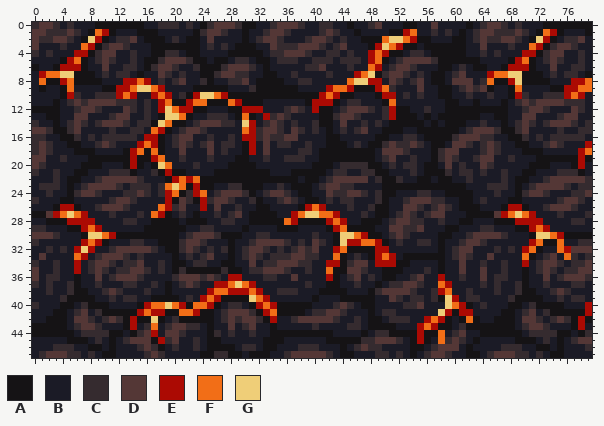
One commit to this sprite sheet: Backgrounds/FlameBiomeUG1.png. Above: the version before the commit.
The file is 160x96 pixels, drawn in blocks of 2x2; one block is one cell here.
Palette (. is transparent): A #151315  B #1b1b26  C #352b2f  D #543736  E #ab0a03  F #f26e17  G #efce78
Pixels before (only the part around the change), first column x 0:
 0 CDDCBCBBBAAAAAAABBCCCBCBACDDDCAABBCDDDCBBCCBBABBCDBBBAABBDBBBBABCDDCBCBBBAAAAAAA
 1 DDCCCDCBAFEABBBAAABBBBBACDDCBBABBCDDCBBBBCDCBBABBBBAAEFBBCBCBABCDDCCCDCBAFEABBBA
 2 DCCDDCBAGEABCCDBAAABCBAABDBBBBABCDDCBBBCDDCBCBBAAAFGGFEAABBBAABCDCCDDCBAGEABCCDB
 3 DBBBCBBFEACDDCBBBAAAAAAABCBCBAAABBDCCCDDDCBCDBBBAEGFEAABAAAAAABBDBBBCBBFEACDDCBB
 4 CBCBBBEEACDDBBCBBAACCBAABBBBAAAAABCCDDDCBBCCBCBBEFEAABCCBAAAAABBCBCBBBEEACDDBBCB
 5 BBBBAEFABCDCBBCBAACDDDCAABAABCCBAABCCCBBCCCBCCCBEFABCDDDDCAAAAAABBBBAEFABCDCBBCB
 6 ABBAEEEABBDBBCCBACDDCBBCAAACDDDCBABBBBBCCDBBBCBBFEBCDDCBBBAABCBAABBAEEEABBDBBCCB
 7 BEFFGGAAABCBCCBABBDCBCBBAACDDCCBBAABBCBBBBCBBBEFGACDDCBCBAABCDBBBEFFGGAAABCBCCBA
 8 BFAAEFAAAABBBEEFEBCBCDBBCABBCCDBAAAABBCCBBBBBFGGEEBDCBCDBAABDDDBCFAAEGAAAABBBEEF
 9 BABBAFBBBBAAEEFGGFEBBBBAAAAABBBCAAAAAABBBBEFFEAAAEFCBBBDBBAABCDCDABBAFBBBBAAEEFF
10 BBBBAECBBCCCEFEBBEFEBCAEGGFEAAAAAAAAAAAAAEFEAABBBAEEBCBCBBAABBCBBCBBAECBBCCCEFEB
11 BBBABCDCDDDDCCCBCBEFAAEFFAAAFEAAABBBBBBAEEEABCCBBBAFBBBBBBBAABBABBBABCDCDDDDCCCB
12 AAAABBCDDCBBBDCBCBEGFEEAABBBAAEEEBBBCDCBEAABCDDDCBCEAABBCBBAAAAAAAAABBCDDCBBBDCB
13 BBAABBDDBBBCDDBBCBAGGFABBCCCBAFABECDCBBBBAACDDCBBBCEAAABABAAAAAABBAABBDDBBBCDDBB
14 CBBABCDCBCDDDCBCCAGFAABCDDDCCBGEBCDCBCBBCAABDBBCBCBAAAAABABAAABBCBBABCDCBCDDDCBC
15 DDCAACDBBBBCBBCCBFEABCDDCBBBBBFECDDCBDCBCBABCBCDBBAAABBAAAAAABCDDDCAACDBBBBCBBCC
16 CCBBAACBCBCCCCCBEEABCDDBBCBBCBEECDCCDDBBBBAABBBBBAABBCCBAAAACDDDCCBBAACBCBCCCCCB
17 CDCBBAABBCDCBBBEFEABCDCBCDBCCBAEBDBCCBBCBBAAABCBAACDCCDCBAABDDCBCDCBBAABBCDCBBBE
18 CDCBBBAAABBBBAEFAFABBDBBBDBCBBAEBDBBBBCCBAAAAAAAABDDDCBBBACDDBBBCDCBBBAAABBBBBEF
19 DDBBCBBBAAAAAAEAAEFBBCBBBCBBBAABBCBBCCCBBAAAAAAAABCDBBCBBACDCBBCDDBBCBBBAAAAAAEA
20 DCBBBBBAAABBBAEABAGFBBBCBBBBAAAABBBBBBBBAAABCCCCAABCBCCBAABDBCBBDCBBBBBAAABBBAEB
21 CBBCBBAABBBCCCABBCAEAABBBBAAAAAAAABBBAAAAABCCBBCCAABBBCBAAACBCCBCBBCBBAABBBCCCAB
22 BBBCBAABBCDDDDDCBBBAEFEFAAAAAAAAAAAAAABAABCDDDDDBCAACBBAABAABBCBBBBCBAABBCDDDDDC
23 BCCCBABCDDDDCBCCCBCFGFAEAABBCCAAABBCBAAABCDDCCBBBBAAAAAAAAAAAABBBCCCBABCDDDDCBCC
24 BBCBBACDDCBBBCCDCBCEFACEFBCDDDCABCDDCBAABBDCCDDCBCAABBBCCBBAAAABBBCBBACDDCBBBCCD
25 CBBBAABBBBBCDDCBBBBEADCAECDDCBBCABBCDCBAABCBCCBBBCABBCDDDCCBBAABCBBBAABBBBBCDDCB
26 BBBAEEABBCDDDCBBBBFECDBBEBDBBCBBAABBBBAEFEBBBCBBCAABBDDCBCDCBAAABBBAEEABBCDDDCBB
27 AADEFGFEBBBCBBBCBFEABCBABBCBCDBAAAABBEFGGFFEBBBCBAABCDCBCDDBBBAAAADEFGFEBBBCBBBC
28 BBAAAEEEEBBBBCCBBAAAABAAABBCCBBAAAAAFEAAAAEFEBBAAABCDDCCBBCBBAABBBAAAEEEEBBBBCCB
29 CCBBBAAEFEBBBBBBAAAAAABBCCBBBBABBBBAAABBBBAEFAAAABBDDCCDBBBAABBBCCBBBAAEFEBBBBBB
30 DDDCBBBAGGFEAAAAAAAAABCDDDCAAABBCCBBBBBBCBBAGGFEAABCDCBBBBAABBCDDDDCBBBAGGFEAAAA
31 CBBBBBBEFEABBBCCBBAAACDDCBBBABBCDDDDCBCBDCBAGEEFFEABCBBCCBABBCDDCBBBBBBEFAAFBBCC
32 BBCBCBEGEBBCDDDDDCBAACDCBCBCABCDDCBCBCDCDBBEFAAAAEEBBBBBBBABCDDBBBCBCBEFABBFEDDD
33 BDBBBBFEBCDDDCBCBBBBABCBCDBBABCDCBCCCDDCCBBFABCBAEFEBAAAAAABCDCBBDBBBBFABCDBFCBC
34 CBBCBBEBCDDCBCCDBBCBAABCCBBAABBDBCCDDDCCBBEEACDDBEEEAABBBBABBDBBCBBCBBEBCDDCBCCD
35 DBBCBBEBCDCBCCDDCBCBACAAAAACAABCCDDDCBBCBBFAADDCBBAAABBBCBABBDBBDBBCBBABCDCBCCDD
36 DBCCBBABBDBCDDDCBBBBCDDDCDCBEEBBBCCBBDBBBBEABCDBCBAABBCDBBEBBCBBDBCCBBABBDBCDDDC
37 CBCBBCABBCBBBCCBBCBABCDCBBEEFGFEBBBBBBBCBBAABBCBBABCCDDCBBFEBBBBCBCBBCABBCBBBCCB
38 BBCBBCAABBCDCBBBCBBABBBBBEFFEEEFEBBCCCBBBAAAABBBACDDDDCBBCEFBBCBBBCBBCAABBCDCBBB
39 BBBBCAAAABBCBCCBBAAAABCBEFEAAAAGFEBBBBBBABBBAAAAABBDCBCCBCAGEBCCBBBBCAAAABBCBCCB
40 CBBBAABCAAABBBBAEFFGFEAFFEABCCBAEFEAAAAABBBCDCBAABBBBCCDBBBGFEABCBBBAABCAAAABBBE
41 BBBAABCDBCAAAAAEFEEAAFFEAABCDDDCAEFAAAABCCDDCBBBABCCBBBBBBGEAEEBBBBAABCDBCAAAAAE
42 BBAAABDDCBCDCAEAAGABCAAAAABCDCDDCAEBBCDDDDDCBBCBAABCCCBBEFEABAFABBAAABDDCBCDCAEA
43 AAAAABCDDCBBBAEBCFBCDDCCBABBDBCDBBABBBBBCBBBBCCBAAAABBBEFEAABCAAAAAAABCDDCBBBAEB
44 AAAAAABCCCCAABACDEBDDCBBBACBCBBCBBAAAAAAAAABBBBABCCAAAAEAAFBCDBBAAAAAABCCCCAABAC
45 BBBBBAAABCBABCDDDAECDBBCBAABBBBBBAAABBBBBBAAAAACCDDDCBAEABFCDCBABBBBBAAABCBABCDD
46 BBBCCCBBAABABBBCDCABCBBCBAAAABCCBAABBBCCCBBBABCDCCBBBBAABCDDDBABBBBCCCBBAABABBBC
47 BCDDDCCBCBAABBBBCDCBBBBBAACCAABAAABBCDDDDDCBAABBBCCBCBABCDDCBBAABCDDDCCBCBAABBBB
After the commit:
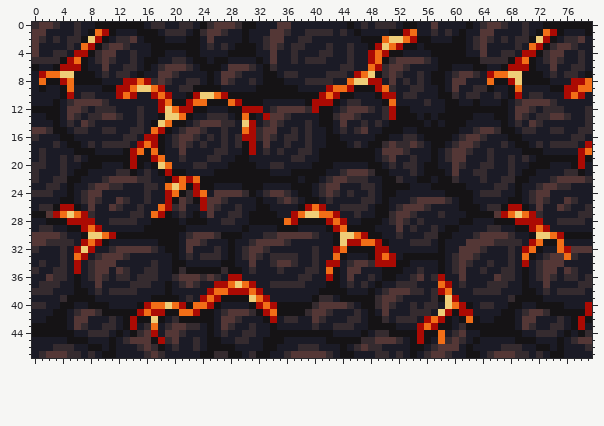
Edits made:
Changed rows in their new state; - is an unchanged pixel.
first column x 0:
 0 -----BC----------C-BBC------------B--BB--BB----CBCCC-----------------BC---------
 1 --BBBB-------------CCC-----------B-----CC-CBC------------------B--BBBB----------
 2 --BCB-C-------------B-----------BC-D--C-BBB-B---------------------BCB-C---------
 3 ----BC---------------------------C--B-CBBBCBBC-----------------C----BC----------
 4 D-BCC--------------BB-----------B-DBBCBB-C-B----------BB--------D-BCC-----------
 5 CCCC--------------BBCCB------BB--BDBB--C--B-B-B----CD---CB------CCCC------------
 6 -----------------BC-DDCB---B------C----BBB--C-----CD-CB------B------------------
 7 -------------------DCB--B-B---B-----C------CC-------CB--------DC----------------
 8 -----------------CDCBBCCB--D-BBCB-----B-CCC---------BCBC------B-B---------------
 9 ---------------------CC----B---B----------------------CC---BDBB-C---------------
10 ------BCCBBB---------B--------------------------------CB----C--C-BC---BCCBBB----
11 -------D--CBBBB-B---------------------------------------C--------------D--CBBBB-
12 -----DDCB-CC-BBCB-----------------CDD-DC----------------B------------DDCB-CC-BBC
13 -----DCBCCDDCB-CB-----------------D----------------------------B-----DCBCCDDCB-C
14 B-----BDCBBBBB--B--------------------B-CB-----------------------B-----BDCBBBBB--
15 -----BCC--C----------------C-------B-CBCB---------------------BC-----BCC--C-----
16 -B----B-B-BBB----------C---CBC-----BCC-C--------------------BC---B----B-B-BBB---
17 BBBC----CBC-CC-----------B--BC-----B------------------------C-DCBBBC----CBC-CC--
18 BCB----------------------BC------C-C----------------------BC-DC-BCB-------------
19 BC----C-------------------C------B--B---------------------BCDD-BBC----C---------
20 C---C-------------------C---------CC--------BBBB-----------BD---C---C-----------
21 ---BC------B----CB-------------------------B-DDD-----------BDBBC---BC------B----
22 C---C----BC-----C----------------------------CCC-B----------C-B-C---C----BC-----
23 -B-----BC--C--BB-CB---------BB-----B--------BB-CC-----BBB--------B-----BC--C--BB
24 CC----BC-D---BBB--B-------D--------------C--BCBBCB-----BB-------CC----BC-D---BBB
25 B------CDC-B-CB-C--------D-CB--B------------BB-CCB---BC--DDC----B------CDC-B-CB-
26 -CC-----DBB-CB-C---------DC-----------------C-CCB---C--DCBBB-----CC-----DBB-CB-C
27 --------C--B--C----------DB--C----------------CB---CD---BBC-------------C--B--C-
28 -----------CC----------------------------------------CB---B----------------CC---
29 B-C---------------------BB-------------------------B-B-B-C------B-C-------------
30 ---DC---------------------------B-CDDDDD-----------BCB--CC----BC---DC-----------
31 DDCCCC--------BB-----B----------------B-BB----------B-C------B--DDCCCC--------BB
32 C-B------------------B-B-BCB-------B-BBBC-------------------B--DC-B-------------
33 -B--C----------B---------CC----------CBB------B---------------DC-B--C------D---B
34 BC-BC------D-BBB-CB----BB--------B---CBBC---B---C-----------C-C-BC-BC------D-BBB
35 C---C-----D-D-BB-CB-------------BBBCB---C---B--B-------CB---C---C---C-----D-D-BB
36 B-D-C---C-CBCCB-CC---------------BB--BCC-----DB----------C---D--B-D-C---C-CBCCB-
37 BC-C-B---D---B-CCB----------------CCCCCB-----CBC---B-CCB-----C--BC-C-B---D---B-C
38 CC---B---CBC-CC-B------------------BBB-----------BC----C------BCCC---B---CBC-CC-
39 -----------B-BB--------------------------CC------CD---BB------BB-----------B-BB-
40 -C-----B--------------------BB----------CDDD-----CDC-B-BCC-------C-----B--------
41 --------D------------------------------CDDCBB-C---DB--CCC---------------D-------
42 --------B-BCB--------------D--BBB---C-BB-CBB-C----CB--C-----------------B-BCB---
43 ------DCBBCC---------------DC-BC-----------CC-B-----------------------DCBBCC----
44 -------B---B--------------BCB-C----------------------------------------B---B----
45 ---------B-------------------CC------------------------------------------B------
46 ------------------------------BB------------------------------------------------
47 -------------------------------C------------------------------------------------
Pixel boxes of the changes (left, top, right, bottom) in both pictures:
changed: (32, 22, 592, 358)
